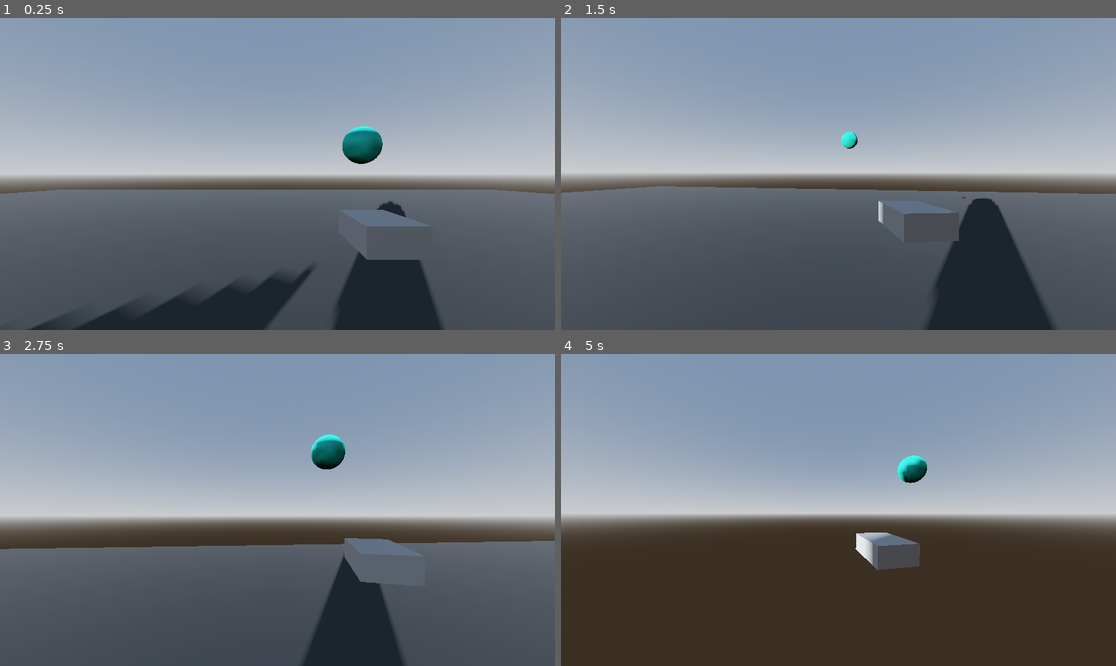
Above: before the commit, frames 1-4 (two rows, left to right).
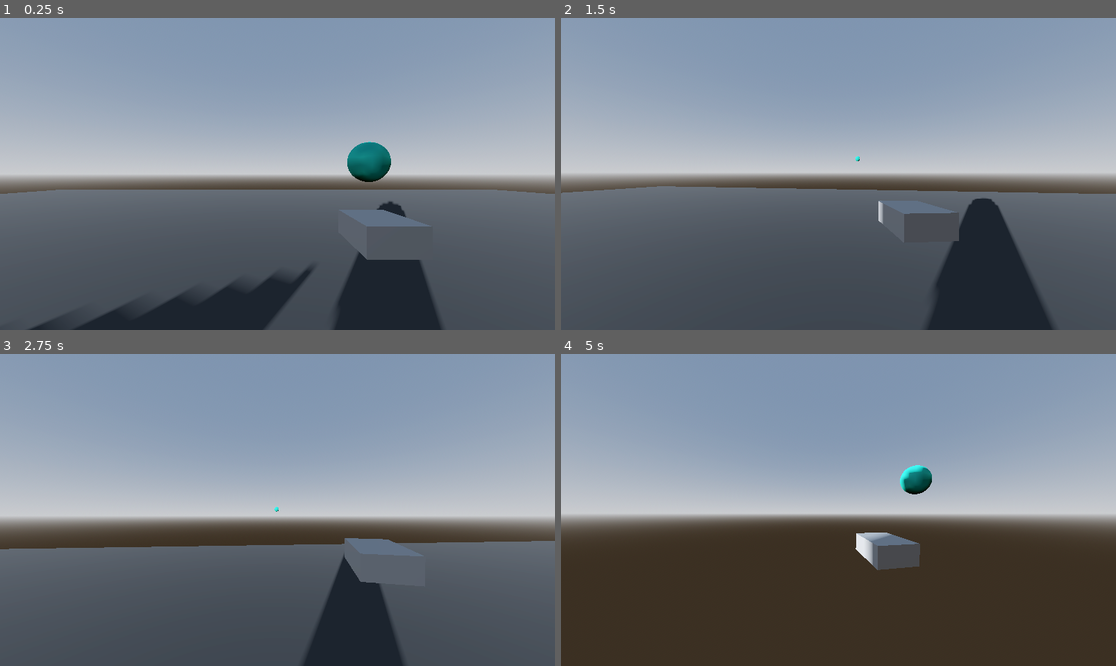
Above: after the commit, the same moments.

Repository: TRI-ADIC/valley-source-code
Game: Godot game, scene res://Scenes/world.tscn
Same seed, same stepped clock (60 frames per second), same inputs: the game is played once before the commit and once after it.
Inputs (mouse positions are in pixels of both pictures, inside the frame that each line leads up to):
- Up to frame 1 (0.25 s): no input
- Up to frame 2 (1.5 s): move the mouse to (866, 174) at 0.52 s; press the mouse at (866, 174) at 0.53 s; hold W (forward) from 0.53 s (still down); right-click (866, 174) at 0.6 s; tap Space (jump) at 0.77 s; move the mouse to (810, 174) at 1.27 s; release the mouse at (810, 174) at 1.28 s; click (810, 174) at 1.35 s
- Up to frame 3 (2.75 s): keep holding W (forward); tap Space (jump) at 1.52 s; right-click (249, 510) at 1.55 s; move the mouse to (288, 503) at 2.02 s; press the mouse at (288, 503) at 2.03 s; right-click (288, 503) at 2.1 s
- Up to frame 4 (5 s): keep holding W (forward); move the mouse to (832, 516) at 2.77 s; release the mouse at (832, 516) at 2.78 s; click (832, 516) at 2.85 s; tap Space (jump) at 3.02, 3.77, 4.52 s; right-click (832, 516) at 3.05 s; move the mouse to (877, 513) at 3.52 s; hold Shift (sprint) 3.53-4.28 s; click (877, 513) at 3.8 s; move the mouse to (794, 506) at 4.27 s; right-click (794, 506) at 4.35 s

The runs differ from the first frame. In frame 1, 1.1% of the frame differs, in the area x 61-71%, y 34-53%; in frame 2, 0.1%; in frame 3, 0.6%; in frame 4, 0.6%.

Commit message:
feat: add second version of spirit send and retrieve functionality, using various tutorials
Tutorials:
https://www.youtube.com/watch?v=adsQFchiOmw&t
https://www.youtube.com/watch?v=llGpvNWUvLY&t
https://godotforums.org/d/31738-how-do-i-get-the-global-position-of-the-end-point-of-a-moving-raycast3d

Diff:
--- a/Scenes/world.tscn
+++ b/Scenes/world.tscn
@@ -68,15 +68,20 @@
 mesh = SubResource("BoxMesh_go701")
 
 [node name="Spirit" type="Node3D" parent="AnthroCat/Head/Camera3D" unique_id=1957678263]
-transform = Transform3D(1, 0, 0, 0, 1, 0, 0, 0, 1, 0.34221935, 0.1068337, -0.36067855)
+transform = Transform3D(1, 0, 0, 0, 1, 0, 0, 0, 1, 0.34221935, 0.07880998, -0.36067855)
 script = ExtResource("3_5a7ea")
 
 [node name="MeshInstance3D" type="MeshInstance3D" parent="AnthroCat/Head/Camera3D/Spirit" unique_id=1599315806]
-transform = Transform3D(0.15, 0, 0, 0, 0.15, 0, 0, 0, 0.15, 0, 0, -0.44535097)
+transform = Transform3D(0.15, 0, 0, 0, 0.15, 0, 0, 0, 0.15, 0, -0.043509007, -0.38714612)
 mesh = SubResource("SphereMesh_go701")
 
-[node name="SendPoint" type="Node3D" parent="AnthroCat/Head/Camera3D" unique_id=1912786574]
-transform = Transform3D(1, 0, 0, 0, 1, 0, 0, 0, 1, 0, 0, -6.022191)
+[node name="RayCast3D" type="RayCast3D" parent="AnthroCat/Head/Camera3D" unique_id=801409789]
+transform = Transform3D(-1, 8.742276e-08, 0, 3.821371e-15, 4.371138e-08, -1, -8.742278e-08, -0.9999998, -4.371139e-08, 0, 0, 0)
+exclude_parent = false
+target_position = Vector3(0, 6.5, 0)
+
+[node name="RayCastEndPoint" type="Node3D" parent="AnthroCat/Head/Camera3D" unique_id=969469291]
+transform = Transform3D(1, 0, 0, -1.009742e-28, 1, 0, -7.1054274e-15, -3.5527137e-15, 1, 0, 0, -6.5)
 
 [node name="Environment" type="Node3D" parent="." unique_id=551454675]
 
--- a/Scripts/spirit.gd
+++ b/Scripts/spirit.gd
@@ -2,7 +2,7 @@
 
 @onready var viewmodel = $"."
 @onready var viewmodel_mesh = $MeshInstance3D
-@onready var send_point = $"../SendPoint"
+@onready var raycast = $"../RayCast3D"
 
 # Delay variables
 const SENSITIVITY = 0.5
@@ -21,19 +21,33 @@
 	_float_object_up()
 	default_rotation = viewmodel.rotation
 	default_position = viewmodel_mesh.position
-	send_position = send_point.position
 
 # Called every frame. 'delta' is the elapsed time since the previous frame.
 func _process(delta: float) -> void:
+
 	_spirit_move_delay(delta)
 
-	if Input.is_action_just_pressed("send"):
+	# Sending out spirit
+	if Input.is_action_pressed("send"):
 		var tween = create_tween()
-		tween.tween_property(viewmodel_mesh, "position", send_position, 0.5).set_trans(Tween.TRANS_QUAD)
+		tween.set_trans(Tween.TRANS_QUAD)
+		tween.set_ease(Tween.EASE_OUT)
+		if raycast.is_colliding():
+			var raycast_point = raycast.get_collision_point()
+			tween.tween_property(viewmodel_mesh, "global_position", raycast_point, 0.5)
+		else:
+			var raycast_endpoint = $"../RayCastEndPoint".global_position
+			tween.tween_property(viewmodel_mesh, "global_position", raycast_endpoint, 0.5)
+		# Disable inheriting of parent (so spirit doesn't rotate with camera)
+		viewmodel_mesh.top_level = true
 
+	# Retrieving spirit
 	if Input.is_action_just_pressed("retrieve"):
 		var tween = create_tween()
-		tween.tween_property(viewmodel_mesh, "position", default_position, 0.5).set_trans(Tween.TRANS_QUAD)
+		tween.set_trans(Tween.TRANS_QUAD)
+		tween.tween_property(viewmodel_mesh, "position", default_position, 0.5)
+		# Enable inheriting of parent (so spirit rotates with camera again)
+		viewmodel_mesh.top_level = false
 
 func _input(event):
 	if event is InputEventMouseMotion:
@@ -41,12 +55,12 @@
 
 func _float_object_up():
 	var tween = create_tween()
-	tween.tween_property(self, "position", position + Vector3(0, 0.25, 0), 2).set_trans(Tween.TRANS_SINE)
+	tween.tween_property(viewmodel, "position", position + Vector3(0, 0.25, 0), 2).set_trans(Tween.TRANS_SINE)
 	tween.tween_callback(_float_object_down)
 
 func _float_object_down():
 	var tween = create_tween()
-	tween.tween_property(self, "position", position + Vector3(0, -0.25, 0), 2).set_trans(Tween.TRANS_SINE)
+	tween.tween_property(viewmodel, "position", position + Vector3(0, -0.25, 0), 2).set_trans(Tween.TRANS_SINE)
 	tween.tween_callback(_float_object_up)
 
 func _spirit_move_delay(delta: float):
